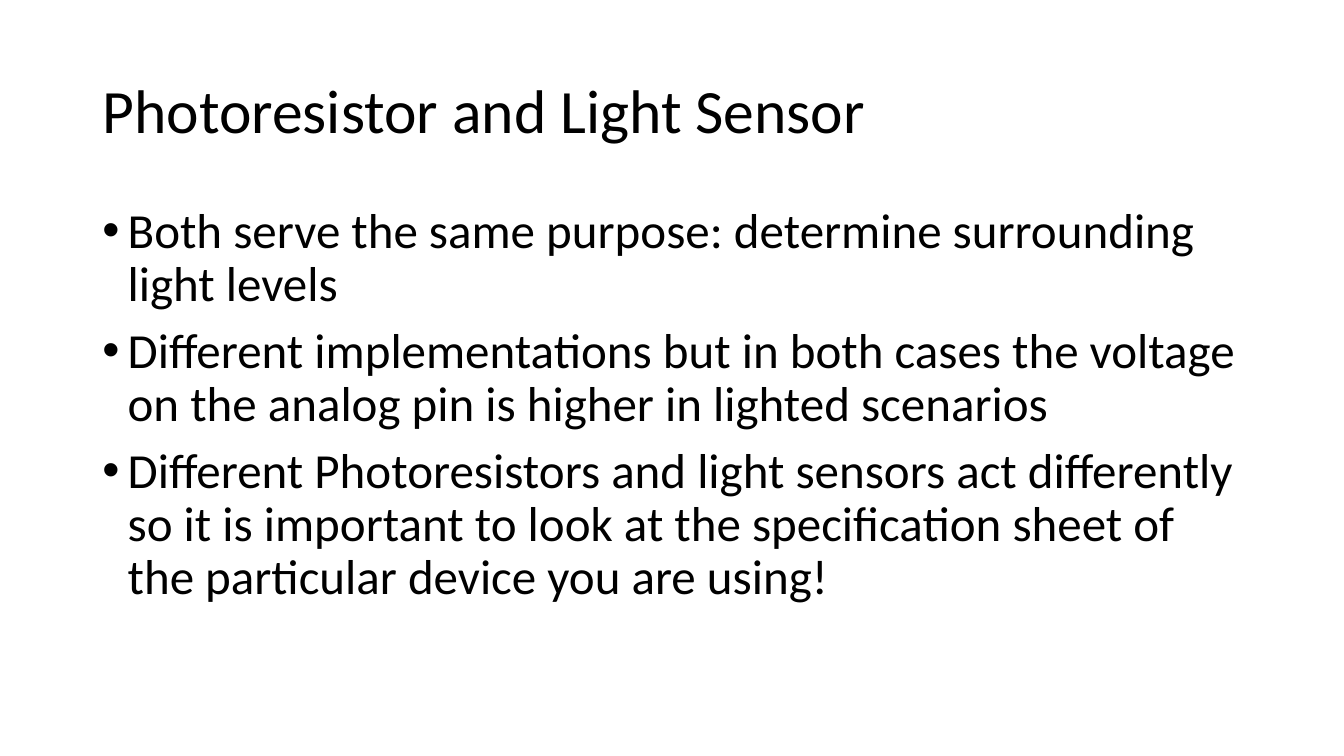
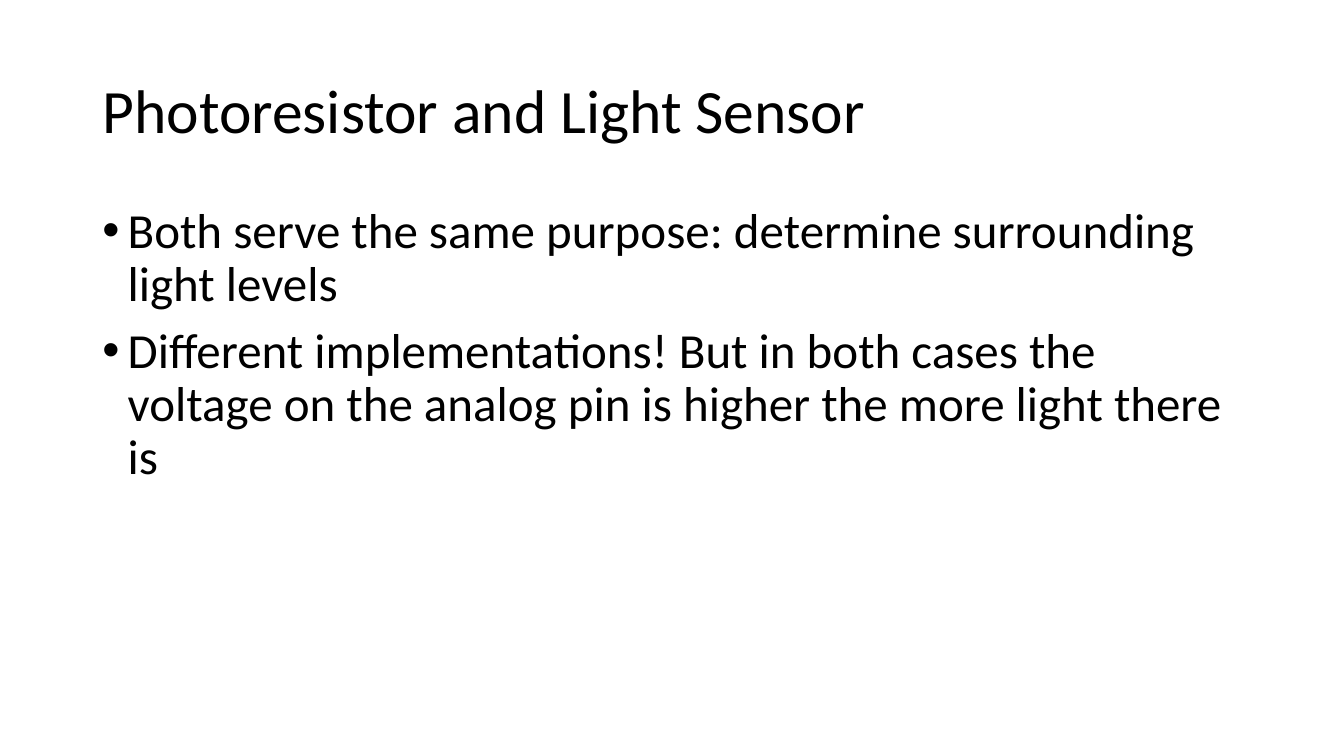
Before and after one commit to rchatrath7/PDH-Workshops, a slide deck: slide 7 of vishal-sensors-lecture/Sensor Lecture.pptx (slide 6 before the commit). Drawn at 1344x756 pixels with LibreOffice and Linux fonts; fonts in the diff are those of the drawing. Boxes give left, top, right and bottom in pixels: in the first picture for what was removed or moved away, otherwise in the second. Text is boxed around its words. In the diff, an @@ line names an element or a change of style, - is before the commit and + after.

```diff
--- a/vishal-sensors-lecture/Sensor Lecture.pptx
+++ b/vishal-sensors-lecture/Sensor Lecture.pptx
@@ text at bbox=[128, 334, 1221, 475]: text changed @@
-• Different implementations but in both cases the voltage on the analog pin is higher in lighted scenarios
-• Different Photoresistors and light sensors act differently so it is important to look at the specification sheet of the particular device you are using!
+• Different implementations! But in both cases the voltage on the analog pin is higher the more light there is
```
Also in this commit, not shown: 7 other slides changed, 11 slides added, 2 slides removed, 4 other files.
